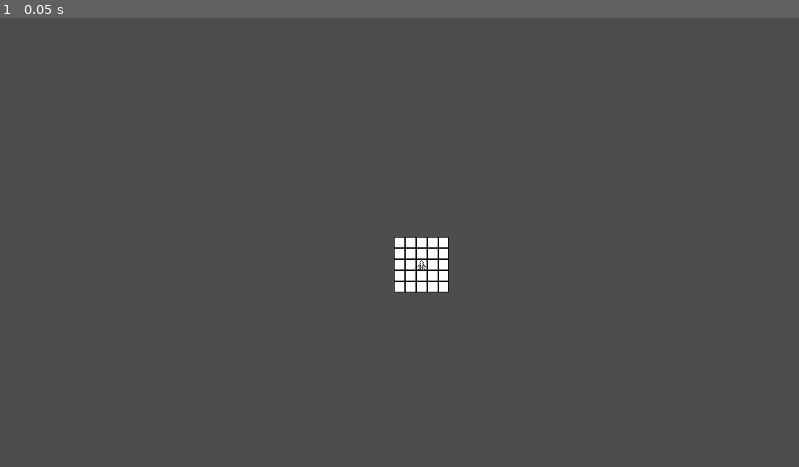
Above: before the commit, frame 1.
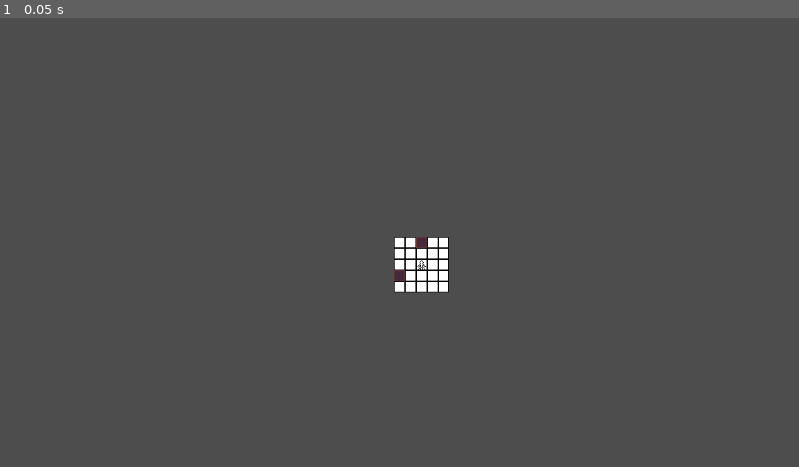
Above: after the commit, the same moment.

Repository: RW7231/Experimental-Game-V2-D-
Game: Godot game, scene res://Overworld.tscn
The game is run twice, just before and just after one commit, with the same random seed, the same clock (stepped at 60 frames per second) and the same inputs.
Inputs:
- Up to frame 1 (0.05 s): no input

The runs differ from the first frame. In frame 1, less than 0.1% of the frame differs, in the area x 49-54%, y 48-59%.

Commit message:
Walls now block player movement

Diff:
--- a/Scripts/OverworldMap.gd
+++ b/Scripts/OverworldMap.gd
@@ -14,7 +14,7 @@
 var Gridmin = 0
 var Gridmax = 64
 
-var playerpos = [3, 3]
+var playerpos = [2, 2]
 
 # we can use a 2d array to create a digital representation of the world map
 func make2dArray():
@@ -24,7 +24,9 @@
 		temp.append([])
 		for j in size:
 			temp[i].append(null)
+	return temp
 
+func fillWorld():
 	# we can then fill the array with the world grid
 	for i in size:
 		for j in size:
@@ -36,8 +38,14 @@
 			# if it is less than 10, generate a wall, otherwise generate a blank space
 			if (randi() % 100) < 10:
 				gridpiece = WallObject.instantiate()
+				worldGrid[i][j] = 1
+				#var string = "Wall on %d %d"
+				#var fullString = string % [i, j]
+				#print(fullString)
+
 			else:
 				gridpiece = GridObject.instantiate()
+				worldGrid[i][j] = 0
 
 			# from there, change its position in the world.
 			# grid pieces are 16x16 pixels in size, multiply i and j by that
@@ -45,30 +53,29 @@
 
 			# add this gridpiece to the scene and array
 			add_child(gridpiece)
-			temp[i][j] = gridpiece
-	return temp
 
 
 # we want to handle player movement in the grid system,
 # this way we can prevent movement with obstacles
 func _input(event):
 	if event.is_action_pressed("Up"):
-		if player.position.y > Gridmin:
+		# we want to check that the player is within the grid and that the position is not already filled
+		if player.position.y > Gridmin and worldGrid[playerpos[0]][playerpos[1] - 1] != 1:
 			player.position += Vector2(0, -16)
+			playerpos = [playerpos[0], playerpos[1] - 1]
+
+	if event.is_action_pressed("Down"):
+		if player.position.y < Gridmax and worldGrid[playerpos[0]][playerpos[1] + 1] != 1:
+			player.position += Vector2(0, 16)
 			playerpos = [playerpos[0], playerpos[1] + 1]
 
-	if event.is_action_pressed("Down"):
-		if player.position.y < Gridmax:
-			player.position += Vector2(0, 16)
-			playerpos = [playerpos[0], playerpos[1] - 1]
-
 	if event.is_action_pressed("Left"):
-		if player.position.x > Gridmin:
+		if player.position.x > Gridmin and worldGrid[playerpos[0] - 1][playerpos[1]] != 1:
 			player.position += Vector2(-16, 0)
 			playerpos = [playerpos[0] - 1, playerpos[1]]
 
 	if event.is_action_pressed("Right"):
-		if player.position.x < Gridmax:
+		if player.position.x < Gridmax and worldGrid[playerpos[0] + 1][playerpos[1]] != 1:
 			player.position += Vector2(16, 0)
 			playerpos = [playerpos[0] + 1, playerpos[1]]
 
@@ -76,8 +83,9 @@
 # Called when the node enters the scene tree for the first time.
 func _ready():
 	# consistent generation
-	seed(1)
+	seed(3)
 	worldGrid = make2dArray()
+	fillWorld()
 	player = PlayerObject.instantiate()
 	player.position = Vector2(32, 32)
 	add_child(player)
